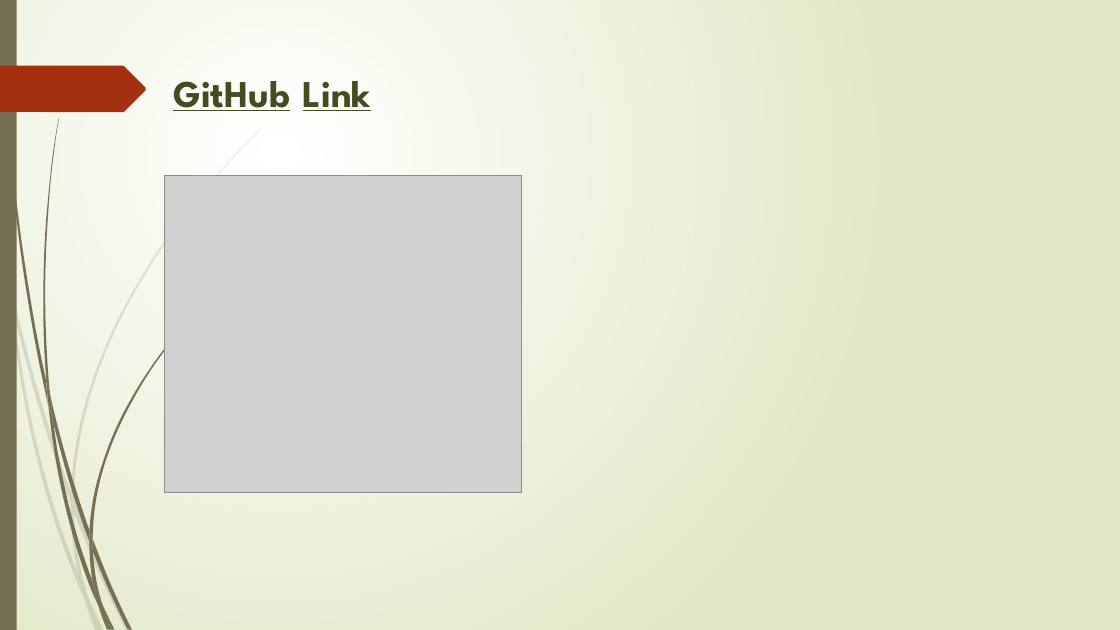
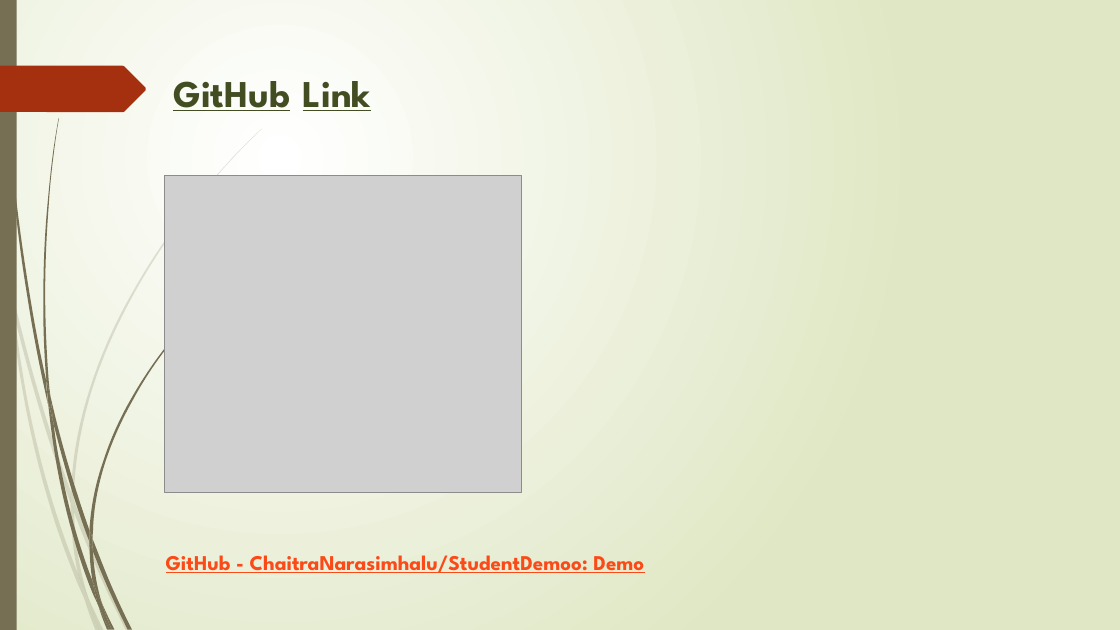
Before and after one commit to ChaitraNarasimhalu/StudentDemoo, a slide deck: slide 12 of Student Record Management System.pptx. Drawn at 1120x630 pixels with LibreOffice and Linux fonts; fonts in the diff are those of the drawing; grey boxes stand for pictures. Boxes give left, top, right and bottom in pixels: in the first picture for what was removed or moved away, otherwise in the second. Text is boxed around its words. In the diff, an @@ line names an element or a change of style, - is before the commit and + after.

```diff
--- a/Student Record Management System.pptx
+++ b/Student Record Management System.pptx
@@ text added at [166,555,644,573], 18 pt, text #FB4A18, bold, underline @@
+GitHub - ChaitraNarasimhalu/StudentDemoo: Demo
```
